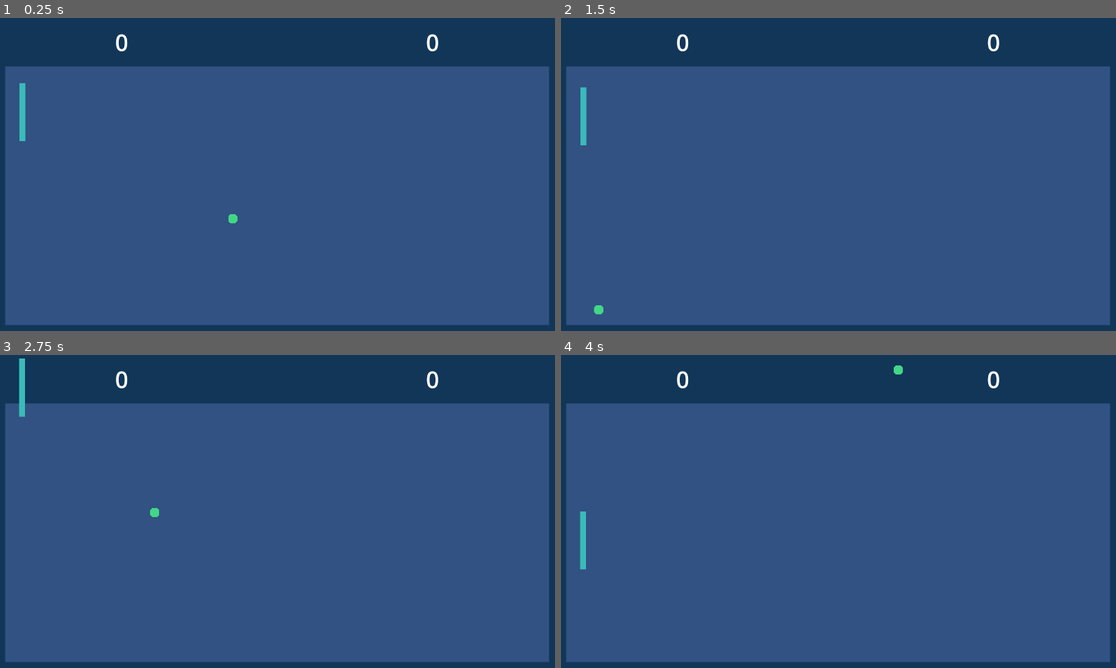
Above: before the commit, frames 1-4 (two rows, left to right).
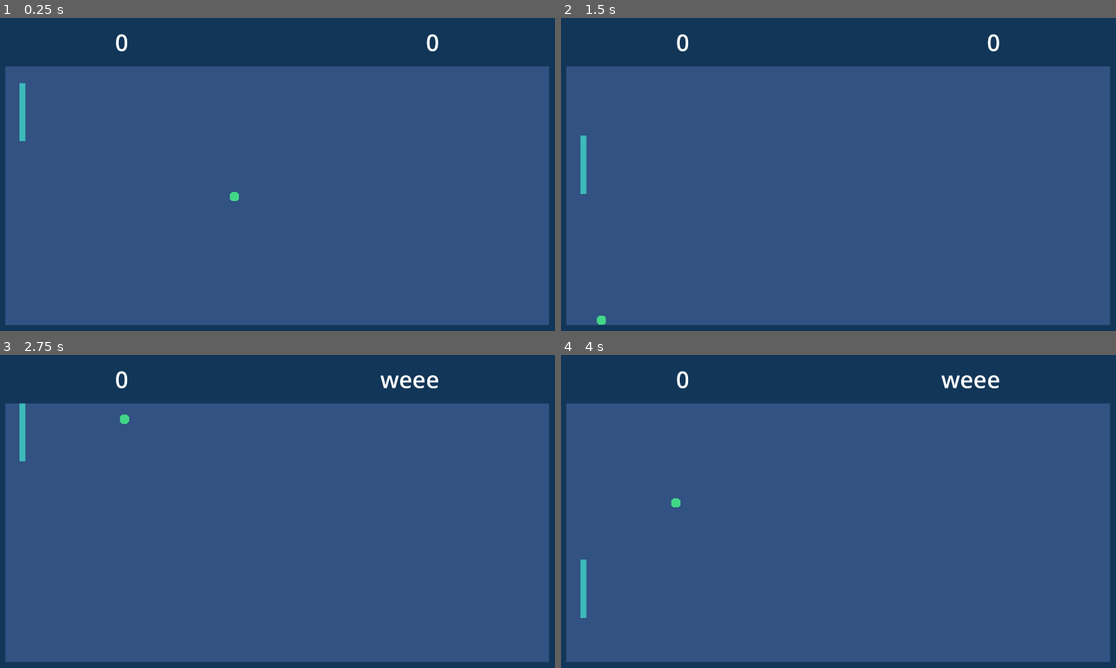
Above: after the commit, the same moments.

Repository: bokubeam/godot-pong
Game: Godot game, scene res://level.tscn
Two runs of this game, one before a commit and one after it. Both use one fixed random seed, a clock stepped at 60 frames per second and the inputs below.
Inputs:
- Up to frame 1 (0.25 s): no input
- Up to frame 2 (1.5 s): hold W (player_1_move_up) 0.53-1.28 s; tap Enter at 1.25 s; hold R (player_1_move_down) from 1.28 s (still down)
- Up to frame 3 (2.75 s): release R (player_1_move_down) at 2.03 s; hold W (player_1_move_up) from 2.03 s (still down)
- Up to frame 4 (4 s): tap Space at 2.75 s; tap Enter at 3.5 s; release W (player_1_move_up) at 3.53 s; hold R (player_1_move_down) from 3.53 s (still down)

The runs differ from the first frame. In frame 1, less than 0.1% of the frame differs, in the area x 41-44%, y 55-66%; in frame 2, 0.4%; in frame 3, 0.7%; in frame 4, 0.7%, in the area x 3-79%, y 3-84%.

Commit message:
Fix collisions

Diff:
--- a/ball.gd
+++ b/ball.gd
@@ -1,4 +1,7 @@
 extends CharacterBody2D
+
+signal player_1_scored
+signal player_2_scored
 
 func _ready()->void:
 	ready_ball()
@@ -6,7 +9,7 @@
 var startpos : Vector2
 var speed_vel :Vector2 = Vector2(-10,5)
 func ready_ball():
-	startpos =  $"../Camera2D".get_screen_center_position()
+	position =  $"../Camera2D".get_screen_center_position()
 	await get_tree().create_timer(0.2).timeout
 	speed_vel += Vector2(randf_range(0,1),randf_range(0,1))
 
@@ -15,3 +18,18 @@
 	var collision_info = move_and_collide(speed_vel)
 	if collision_info:
 		speed_vel = speed_vel.bounce(collision_info.get_normal())
+
+# Collision layers and masks need to be set for all
+# collision objects.
+# Collision layers are the categories of the object they are
+# defined on. Collision masks define what the object can
+# collide with.
+func _on_left_wall_body_entered(body: Node2D) -> void:
+	print(body)
+	player_2_scored.emit()
+	ready_ball()
+
+func _on_right_wall_body_entered(body: Node2D) -> void:
+	print(body)
+	player_1_scored.emit()
+	ready_ball()
--- a/level.tscn
+++ b/level.tscn
@@ -1,5 +1,6 @@
-[gd_scene load_steps=9 format=3 uid="uid://bwv17nowcoayb"]
+[gd_scene load_steps=10 format=3 uid="uid://bwv17nowcoayb"]
 
+[ext_resource type="Script" path="res://player_2_score.gd" id="1_5nsb5"]
 [ext_resource type="Script" path="res://paddle.gd" id="1_tptul"]
 [ext_resource type="Script" path="res://ball.gd" id="2_up5ej"]
 
@@ -33,6 +34,7 @@
 offset_bottom = 40.0
 
 [node name="PlayArea" type="ColorRect" parent="UI"]
+layout_mode = 0
 offset_left = 20.0
 offset_top = 167.0
 offset_right = 1900.0
@@ -56,6 +58,7 @@
 theme_override_font_sizes/font_size = 80
 text = "0"
 horizontal_alignment = 2
+script = ExtResource("1_5nsb5")
 
 [node name="Player1Score" type="Label" parent="UI/HBoxContainer/MarginContainer"]
 layout_mode = 2
@@ -65,6 +68,8 @@
 
 [node name="Paddle" type="CharacterBody2D" parent="."]
 position = Vector2(80, 325)
+collision_layer = 4
+collision_mask = 10
 script = ExtResource("1_tptul")
 
 [node name="PaddleCollision" type="CollisionShape2D" parent="Paddle"]
@@ -88,31 +93,39 @@
 [node name="Walls" type="Node2D" parent="."]
 
 [node name="TopWall" type="StaticBody2D" parent="Walls"]
+collision_layer = 2
+collision_mask = 12
 
 [node name="CollisionShape2D" type="CollisionShape2D" parent="Walls/TopWall"]
-position = Vector2(968, -112)
+position = Vector2(951, 55)
 shape = SubResource("RectangleShape2D_6xbuw")
 
 [node name="BottomWall" type="StaticBody2D" parent="Walls"]
+collision_layer = 2
+collision_mask = 12
 
 [node name="CollisionShape2D" type="CollisionShape2D" parent="Walls/BottomWall"]
-position = Vector2(933, 1241)
+position = Vector2(934, 1220)
 shape = SubResource("RectangleShape2D_m8820")
 
-[node name="LeftWall" type="StaticBody2D" parent="Walls"]
+[node name="LeftGoal" type="Area2D" parent="Walls"]
+collision_mask = 8
 
-[node name="CollisionShape2D" type="CollisionShape2D" parent="Walls/LeftWall"]
-position = Vector2(-162, 538.5)
+[node name="CollisionShape2D" type="CollisionShape2D" parent="Walls/LeftGoal"]
+position = Vector2(-142, 535)
 shape = SubResource("RectangleShape2D_dnkwo")
 
-[node name="RightWall" type="StaticBody2D" parent="Walls"]
+[node name="RightGoal" type="Area2D" parent="Walls"]
+collision_mask = 8
 
-[node name="CollisionShape2D" type="CollisionShape2D" parent="Walls/RightWall"]
-position = Vector2(2064, 590)
+[node name="CollisionShape2D" type="CollisionShape2D" parent="Walls/RightGoal"]
+position = Vector2(2045, 593)
 shape = SubResource("RectangleShape2D_nyshk")
 
 [node name="Ball" type="CharacterBody2D" parent="."]
 position = Vector2(955, 616)
+collision_layer = 8
+collision_mask = 15
 script = ExtResource("2_up5ej")
 
 [node name="Polygon2D" type="Polygon2D" parent="Ball"]
@@ -122,3 +135,7 @@
 
 [node name="CollisionShape2D" type="CollisionShape2D" parent="Ball"]
 shape = SubResource("CircleShape2D_6lls4")
+
+[connection signal="body_entered" from="Walls/LeftGoal" to="Ball" method="_on_left_wall_body_entered"]
+[connection signal="body_entered" from="Walls/RightGoal" to="Ball" method="_on_right_wall_body_entered"]
+[connection signal="player_2_scored" from="Ball" to="UI/HBoxContainer/MarginContainer/Player2Score" method="_on_ball_player_2_scored"]
--- /dev/null
+++ b/player_2_score.gd
@@ -0,0 +1,7 @@
+extends Label
+
+var player_2_score = 0
+
+func _on_ball_player_2_scored() -> void:
+	player_2_score += 1
+	text = "weee"
--- a/project.godot
+++ b/project.godot
@@ -19,7 +19,6 @@
 
 window/size/viewport_width=1920
 window/size/viewport_height=1080
-window/size/mode=3
 window/stretch/mode="viewport"
 
 [input]
@@ -35,6 +34,13 @@
 ]
 }
 
+[layer_names]
+
+2d_physics/layer_1="Goal"
+2d_physics/layer_2="Wall"
+2d_physics/layer_3="Paddle"
+2d_physics/layer_4="Ball"
+
 [physics]
 
 2d/default_gravity=0.0
